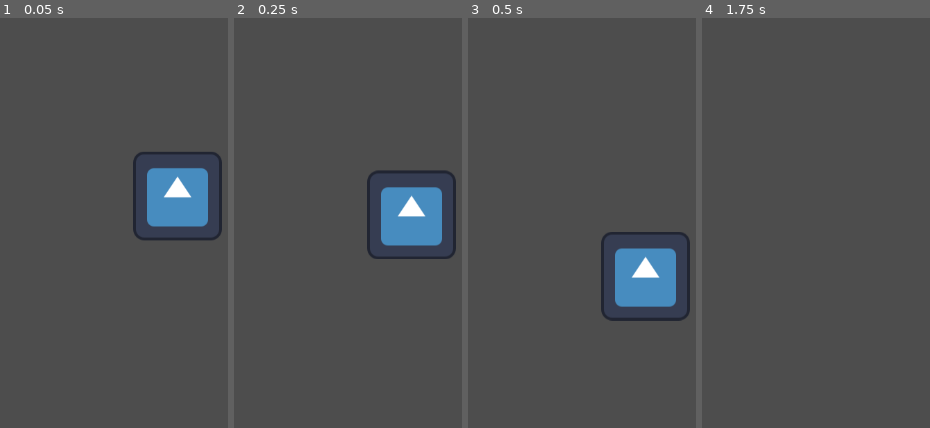
Above: before the commit, frames 1-4 (left to right).
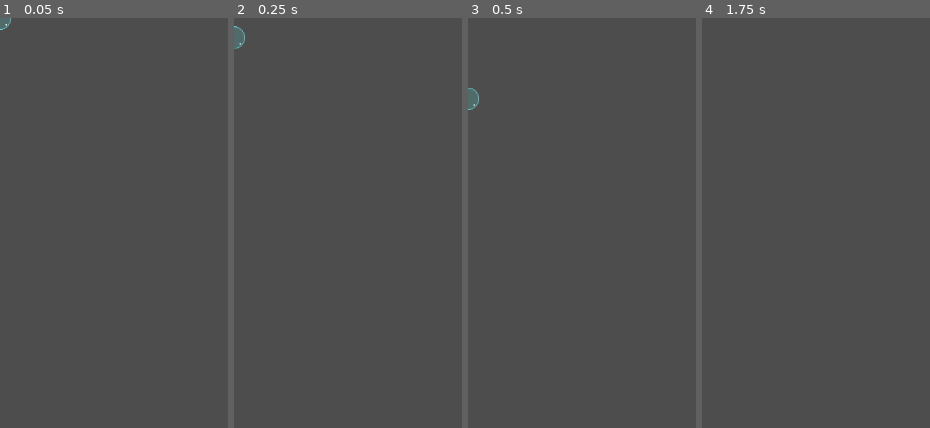
Above: after the commit, the same moments.

Repository: benxutech/bubble-tower-defense
Game: Godot game, scene res://Scenes/Bubbles/SimpleBubble.tscn
The game is run twice, just before and just after one commit, with the same random seed, the same clock (stepped at 60 frames per second) and the same inputs. The project has no main scene, so this scene is started directly. The engine's default icon, where the game draws it, is replaced by a stand-in: a white triangle on a blue panel in a dark square.
Inputs:
- Up to frame 1 (0.05 s): no input
- Up to frame 2 (0.25 s): no input
- Up to frame 3 (0.5 s): no input
- Up to frame 4 (1.75 s): tap Enter at 1.25 s

The runs differ from the first frame. In frame 1, 5.0% of the frame differs, in the area x 0-98%, y 0-55%; in frame 2, 5.2%, in the area x 0-98%, y 1-59%; in frame 3, 5.2%; in frame 4, nothing differs.

Commit message:
bubble animations - pop & idle

Diff:
--- /dev/null
+++ b/Assets/Bubble/idle/bubble_idle.tres
@@ -0,0 +1,25 @@
+[gd_resource type="SpriteFrames" load_steps=4 format=3 uid="uid://bdckev3rhcwa1"]
+
+[ext_resource type="Texture2D" uid="uid://dabam0tu7k6dc" path="res://Assets/Bubble/idle/bubl_0001.png" id="1_d8bms"]
+[ext_resource type="Texture2D" uid="uid://5nj8gh8uy2qp" path="res://Assets/Bubble/idle/bubl_0002.png" id="2_go64r"]
+[ext_resource type="Texture2D" uid="uid://c3idl06huqcp" path="res://Assets/Bubble/idle/bubl_0003.png" id="3_ldtxl"]
+
+[resource]
+animations = [{
+"frames": [{
+"duration": 1.0,
+"texture": ExtResource("1_d8bms")
+}, {
+"duration": 1.0,
+"texture": ExtResource("2_go64r")
+}, {
+"duration": 1.0,
+"texture": ExtResource("3_ldtxl")
+}, {
+"duration": 1.0,
+"texture": ExtResource("2_go64r")
+}],
+"loop": true,
+"name": &"default",
+"speed": 4.0
+}]
--- /dev/null
+++ b/Assets/Bubble/pop/bubble_pop.tres
@@ -0,0 +1,26 @@
+[gd_resource type="SpriteFrames" load_steps=5 format=3 uid="uid://b0e0ggbwvt2vx"]
+
+[ext_resource type="Texture2D" uid="uid://dt6mgyk3mr5sc" path="res://Assets/Bubble/pop/bublpop_0002.png" id="1_f22h1"]
+[ext_resource type="Texture2D" uid="uid://kle1kcab2lbl" path="res://Assets/Bubble/pop/bublpop_0003.png" id="2_euujm"]
+[ext_resource type="Texture2D" uid="uid://bpq71nexw3vor" path="res://Assets/Bubble/pop/bublpop_0004.png" id="3_hqrja"]
+[ext_resource type="Texture2D" uid="uid://jb3cavkaiewa" path="res://Assets/Bubble/pop/bublpop_0005.png" id="4_738g3"]
+
+[resource]
+animations = [{
+"frames": [{
+"duration": 1.0,
+"texture": ExtResource("1_f22h1")
+}, {
+"duration": 1.0,
+"texture": ExtResource("2_euujm")
+}, {
+"duration": 1.0,
+"texture": ExtResource("3_hqrja")
+}, {
+"duration": 1.0,
+"texture": ExtResource("4_738g3")
+}],
+"loop": false,
+"name": &"default",
+"speed": 15.0
+}]
--- a/Scenes/Bubbles/SimpleBubble.tscn
+++ b/Scenes/Bubbles/SimpleBubble.tscn
@@ -1,18 +1,17 @@
 [gd_scene load_steps=4 format=3 uid="uid://w4iwfip0y10u"]
 
-[ext_resource type="Texture2D" uid="uid://e6y2jlg8dloh" path="res://icon.svg" id="1_3sols"]
 [ext_resource type="Script" path="res://Scenes/Bubbles/simple_bubble.gd" id="1_mtabc"]
+[ext_resource type="SpriteFrames" uid="uid://bdckev3rhcwa1" path="res://Assets/Bubble/idle/bubble_idle.tres" id="2_g6o4e"]
 
-[sub_resource type="RectangleShape2D" id="RectangleShape2D_dvshx"]
-size = Vector2(128, 128)
+[sub_resource type="CircleShape2D" id="CircleShape2D_xylu4"]
+radius = 16.0
 
 [node name="SimpleBubble" type="RigidBody2D"]
 script = ExtResource("1_mtabc")
 
 [node name="CollisionShape2D" type="CollisionShape2D" parent="."]
-position = Vector2(256, 256)
-shape = SubResource("RectangleShape2D_dvshx")
+shape = SubResource("CircleShape2D_xylu4")
 
-[node name="Sprite2D" type="Sprite2D" parent="."]
-position = Vector2(256, 256)
-texture = ExtResource("1_3sols")
+[node name="AnimatedSprite2D" type="AnimatedSprite2D" parent="."]
+sprite_frames = ExtResource("2_g6o4e")
+frame_progress = 0.498057
Renamed: Assets/bubl.png -> Assets/Bubble/idle/bubl_0001.png
Not shown, changed: Assets/Bubble/idle/bubl_0001.png.import
Binary file added: Assets/Bubble/idle/bubl_0002.png
Not shown, added: Assets/Bubble/idle/bubl_0002.png.import
Binary file added: Assets/Bubble/idle/bubl_0003.png
Not shown, added: Assets/Bubble/idle/bubl_0003.png.import
Binary file added: Assets/Bubble/pop/bublpop_0001.png
Not shown, added: Assets/Bubble/pop/bublpop_0001.png.import
Binary file added: Assets/Bubble/pop/bublpop_0002.png
Not shown, added: Assets/Bubble/pop/bublpop_0002.png.import
Binary file added: Assets/Bubble/pop/bublpop_0003.png
Not shown, added: Assets/Bubble/pop/bublpop_0003.png.import
(and 4 more such lines)
